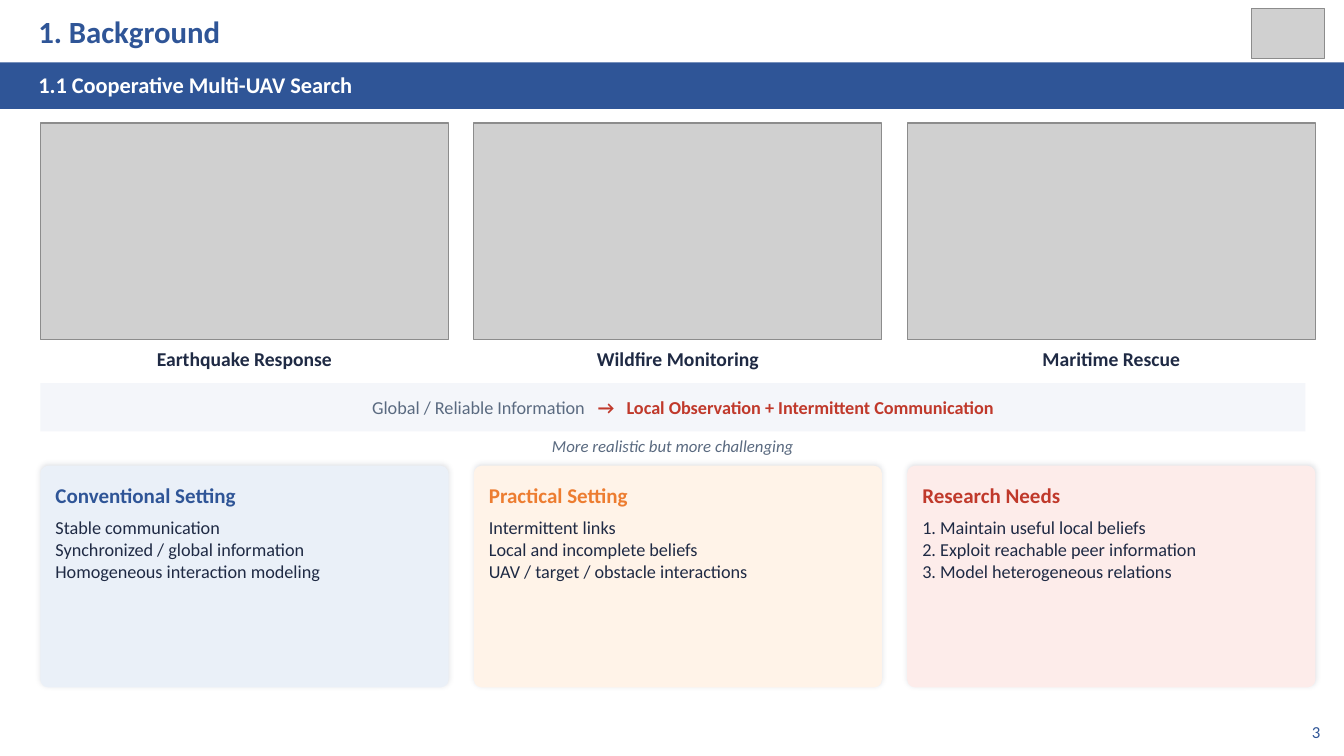
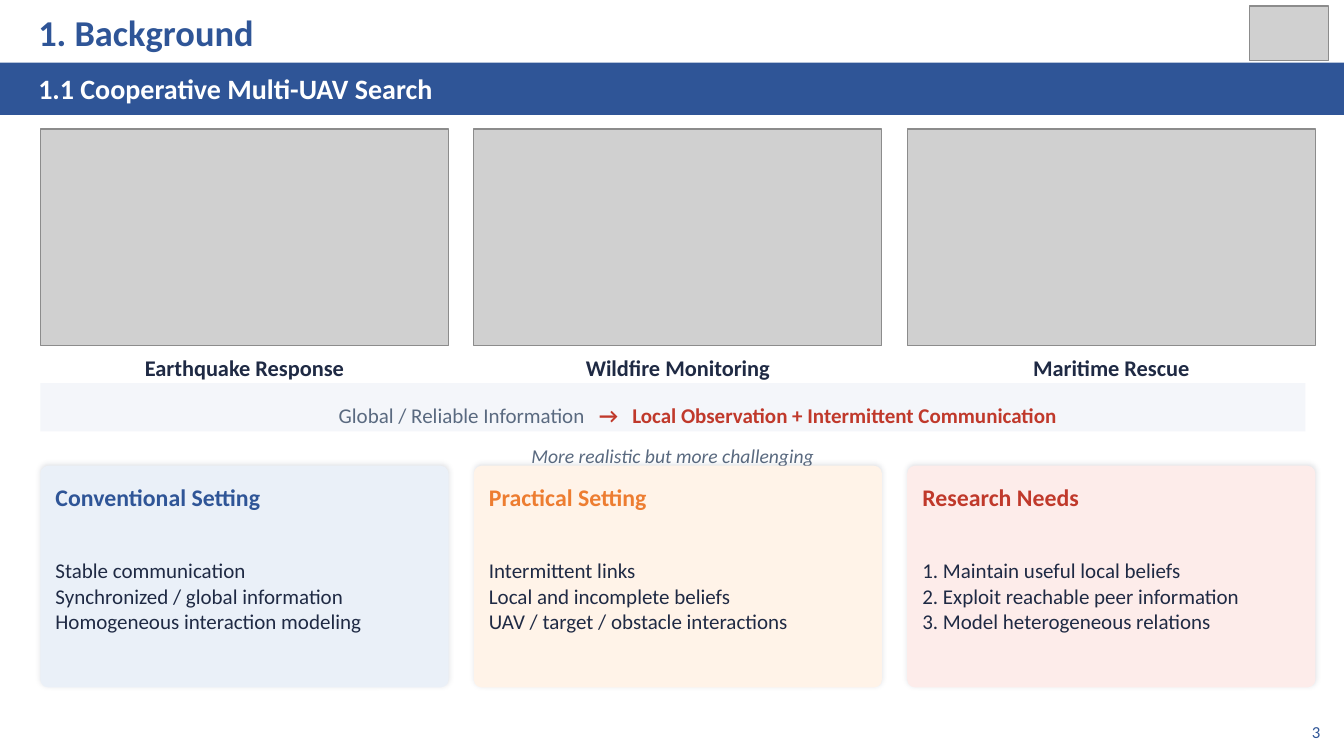
Before and after one commit to kuangyinying039/uav-swarm, a slide deck: slide 3 of presentations/IC-HGAT-MAPPO_CAC2026.pptx. Drawn at 1344x756 pixels with LibreOffice and Linux fonts; fonts in the diff are those of the drawing; grey boxes stand for pictures. Boxes give left, top, right and bottom in pixels: in the first picture for what was removed or moved away, otherwise in the second. Text is boxed around its words. In the diff, an @@ line names an element or a change of style, - is before the commit and + after.

```diff
--- a/presentations/IC-HGAT-MAPPO_CAC2026.pptx
+++ b/presentations/IC-HGAT-MAPPO_CAC2026.pptx
@@ text "1. Background" at (x1=38, y1=20, x2=254, y2=52): size 22 to 26 pt @@
@@ picture resized from (x1=1252, y1=8, x2=1325, y2=58) to (x1=1250, y1=6, x2=1329, y2=60) @@
@@ rectangle resized from (x1=0, y1=63, x2=1344, y2=109) to (x1=0, y1=63, x2=1344, y2=115) @@
@@ text "1.1 Cooperative Multi-UAV Search" at (x1=38, y1=79, x2=433, y2=104): size 16 to 20 pt @@
@@ 3 pictures moved together from (x1=40, y1=123, x2=1316, y2=340) to (x1=40, y1=129, x2=1316, y2=346) @@
@@ size 14 to 16 pt in 3 elements at (x1=145, y1=360, x2=343, y2=380), (x1=586, y1=360, x2=769, y2=380), (x1=1033, y1=360, x2=1189, y2=376) @@
@@ text "Global / Reliable Information" at (x1=339, y1=408, x2=584, y2=423): size 13 to 15 pt @@
@@ text "→ Local Observation + Intermittent ..." at (x1=632, y1=408, x2=1056, y2=423): size 13 to 15 pt @@
@@ text "More realistic but more challenging" moved from (x1=552, y1=440, x2=793, y2=455) to (x1=531, y1=449, x2=814, y2=466) @@
@@ text "More realistic but more challenging" at (x1=531, y1=449, x2=814, y2=466): size 12 to 14 pt @@
@@ size 15 to 17 pt in 3 elements at (x1=55, y1=489, x2=261, y2=510), (x1=489, y1=489, x2=647, y2=510), (x1=922, y1=489, x2=1079, y2=506) @@
@@ size 13 to 15 pt; vertical alignment top to middle in 3 elements at (x1=55, y1=563, x2=361, y2=633), (x1=489, y1=563, x2=788, y2=633), (x1=922, y1=563, x2=1238, y2=633) @@
```
Also in this commit, not shown: 12 other slides changed, 2 other files.
